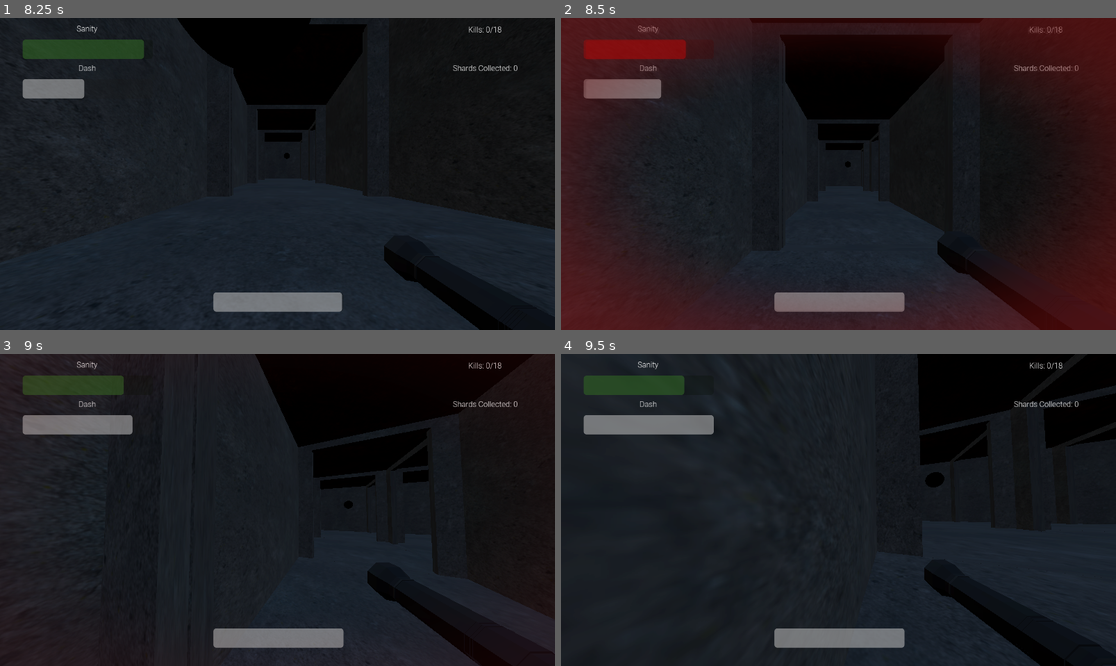
Above: before the commit, frames 1-4 (two rows, left to right).
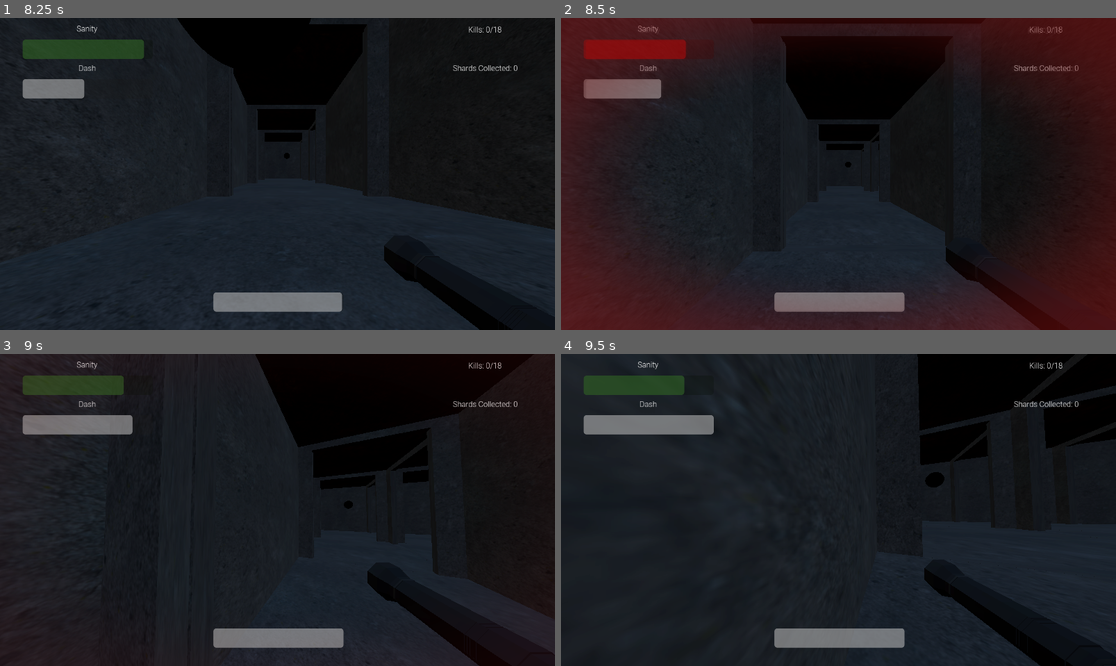
Above: after the commit, the same moments.

Repository: OmarCompiled/Stuck_NULL_BYTES
Game: Godot game, scene res://scenes/menu/main_menu.tscn
Two runs of this game, one before a commit and one after it. Both use one fixed random seed, a clock stepped at 60 frames per second and the inputs below.
Inputs (mouse positions are in pixels of both pictures, inside the frame that each line leads up to):
- Up to frame 1 (8.25 s): click "Start" at 0.5 s; tap Enter at 1.25 s; move the mouse to (249, 236) at 1.27 s; hold E (Dash) 1.28-2.03 s; hold W (MoveForward) 1.28-3.53 s; tap Space (Jump) at 1.52, 2.27, 3.77, 4.52, 5.27, 6.77, 7.52 s; move the mouse to (316, 177) at 2.02 s; click (316, 177) at 2.1 s; move the mouse to (233, 170) at 2.77 s; hold Shift (Sprint) 2.78-3.53 s; move the mouse to (283, 174) at 3.52 s; hold A (MoveLeft) 3.53-4.28 s; tap N at 3.6, 6.6 s; move the mouse to (255, 167) at 4.27 s; hold E (Dash) 4.28-5.03 s; hold W (MoveForward) 4.28-6.53 s; move the mouse to (305, 174) at 5.02 s; click (305, 174) at 5.1 s; move the mouse to (249, 174) at 5.77 s; hold Shift (Sprint) 5.78-6.53 s; move the mouse to (288, 167) at 6.52 s; hold D (MoveRight) 6.53-7.28 s; move the mouse to (271, 180) at 7.27 s; hold E (Dash) 7.28-8.03 s; hold W (MoveForward) from 7.28 s (still down); move the mouse to (316, 177) at 8.02 s; click (316, 177) at 8.1 s
- Up to frame 2 (8.5 s): keep holding W (MoveForward); tap Space (Jump) at 8.27 s
- Up to frame 3 (9 s): keep holding W (MoveForward); move the mouse to (233, 506) at 8.77 s; hold Shift (Sprint) from 8.78 s (still down)
- Up to frame 4 (9.5 s): keep holding W (MoveForward); keep holding Shift (Sprint)

Frame 1 is identical in both runs. In frame 2, 0.2% of the frame differs, in the area x 38-82%, y 5-96%; in frame 3, less than 0.1%; in frame 4, less than 0.1%.

Commit message:
chore: tweak camera shake values

Diff:
--- a/godot/scenes/other/room.tscn
+++ /dev/null
@@ -1,8 +0,0 @@
-[gd_scene format=3 uid="uid://8qo2242qctxj"]
-
-[node name="Room" type="Node3D"]
-
-[node name="CSGBox3D" type="CSGBox3D" parent="."]
-use_collision = true
-flip_faces = true
-size = Vector3(10, 4, 10)
--- a/godot/scripts/singletons/hit_effects_manager.gd
+++ b/godot/scripts/singletons/hit_effects_manager.gd
@@ -2,14 +2,14 @@
 
 var hit_overlay: ColorRect
 var trauma: float = 0.0
-var max_shake: float = 15.0
+var max_shake: float = 20.0
 var player_health_component: HealthComponent
 
 var current_hit_intensity: float = 0.0
 var hit_intensity_target: float = 0.0
 var hit_effect_timer: float = 0.0
 
-const TRAUMA_LOST_PER_SECOND: float = 1.0
+const TRAUMA_LOST_PER_SECOND: float = 0.75
 
 
 func find_hit_overlay():
